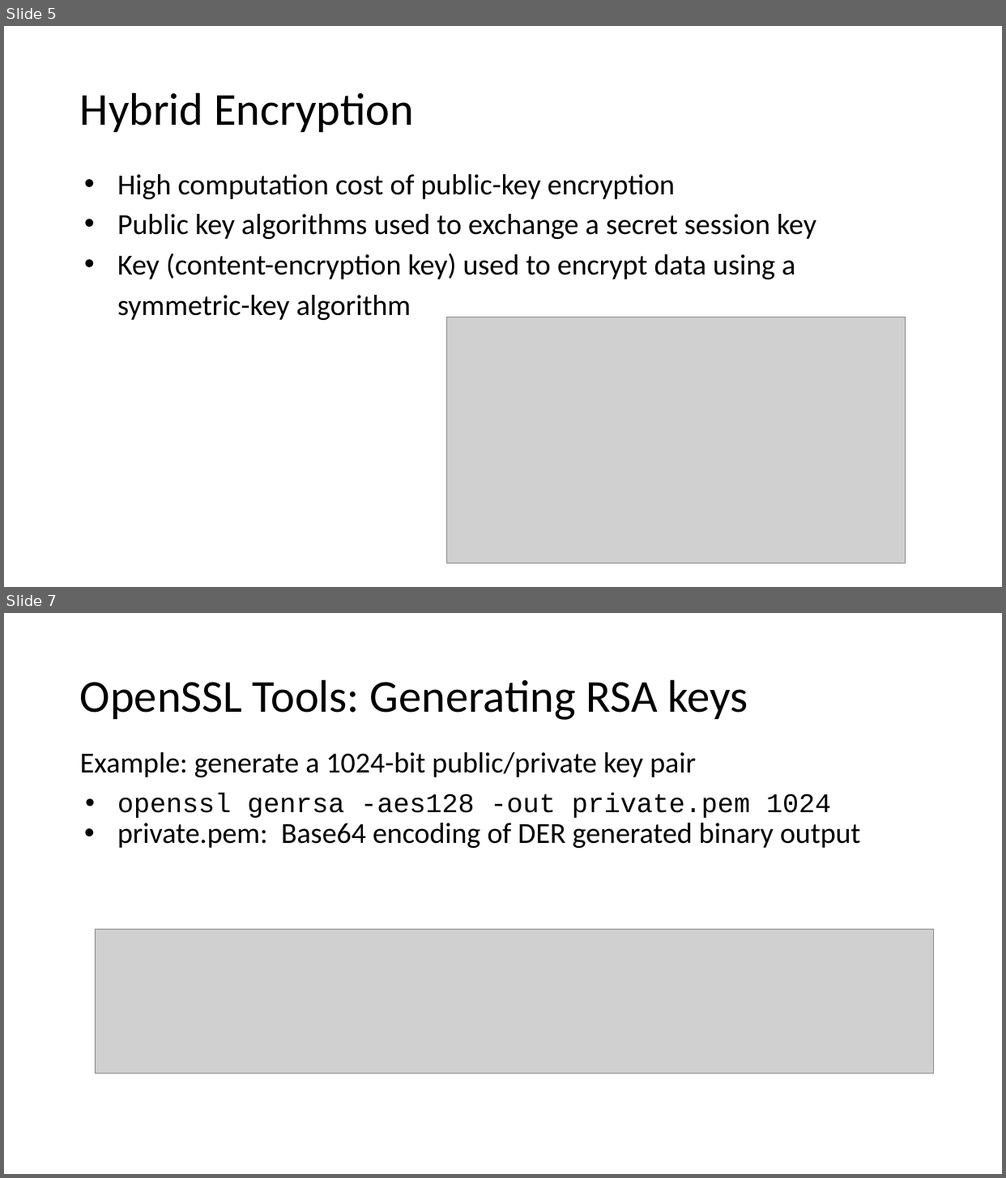
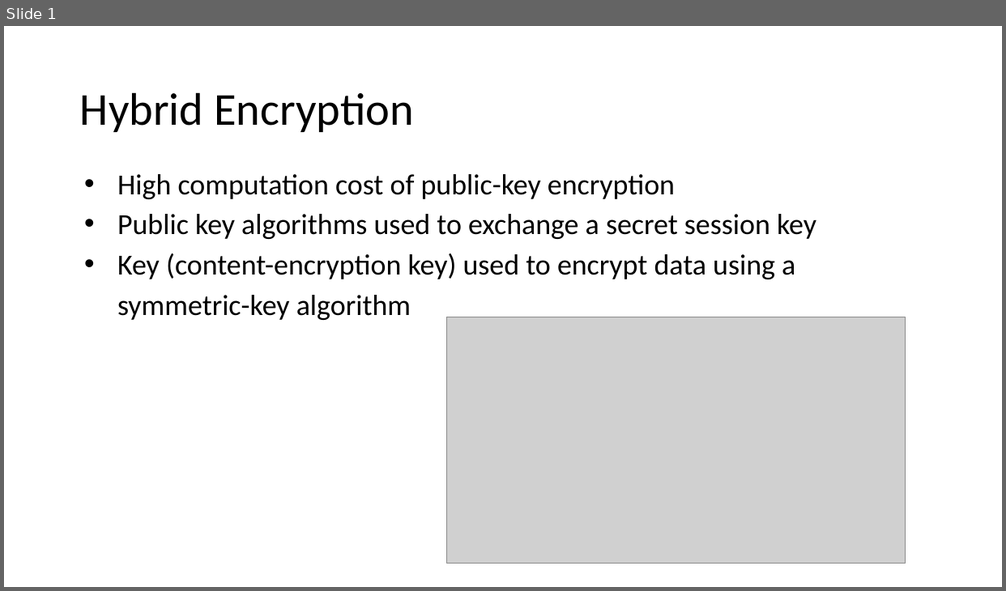
Before and after one commit to ayatkhosh/first, a slide deck: C03_Public_Key_Encryption.pptx. Shown one above the other, each under a label of ours: slides 5 and 7 before the commit, slide 1 after it; the slides between them are not shown. The pictures are 1006x1178 and 1006x591 pixels, drawn with LibreOffice and Linux fonts; fonts in the diff are those of the drawing; grey boxes stand for pictures. Boxes give left, top, right and bottom in pixels: in the first picture for what was removed or moved away, otherwise in the second. Text is boxed around its words. In the diff, an @@ line names an element or a change of style, - is before the commit and + after.

```diff
--- a/C03_Public_Key_Encryption.pptx
+++ b/C03_Public_Key_Encryption.pptx
@@ slide 7 removed at box(4, 613, 1002, 1174), background #FFFFFF @@
@@ title removed at box(80, 679, 748, 720) @@
-OpenSSL Tools: Generating RSA keys
@@ text removed at box(80, 752, 860, 848) @@
-Example: generate a 1024-bit public/private key pair
-• openssl genrsa -aes128 -out private.pem 1024
-• private.pem: Base64 encoding of DER generated binary output
@@ picture removed at box(96, 930, 934, 1074) @@
@@ what was slide 5 is now slide 1 @@
```
Also in this commit, not shown: 1 slide changed, 5 slides added, 7 other slides removed, 1 other file.
